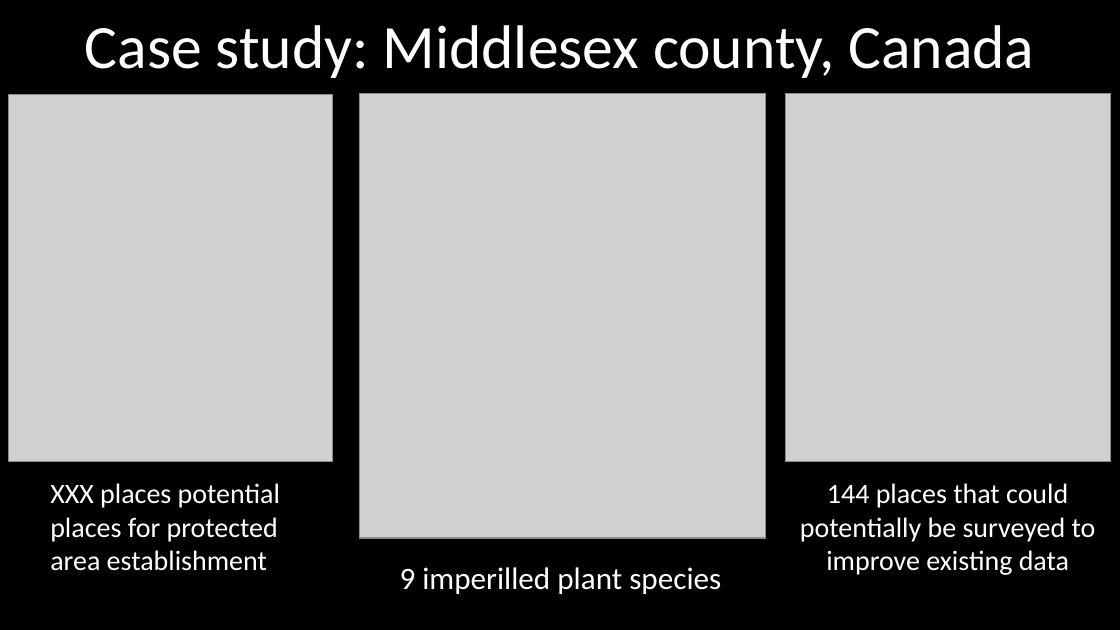
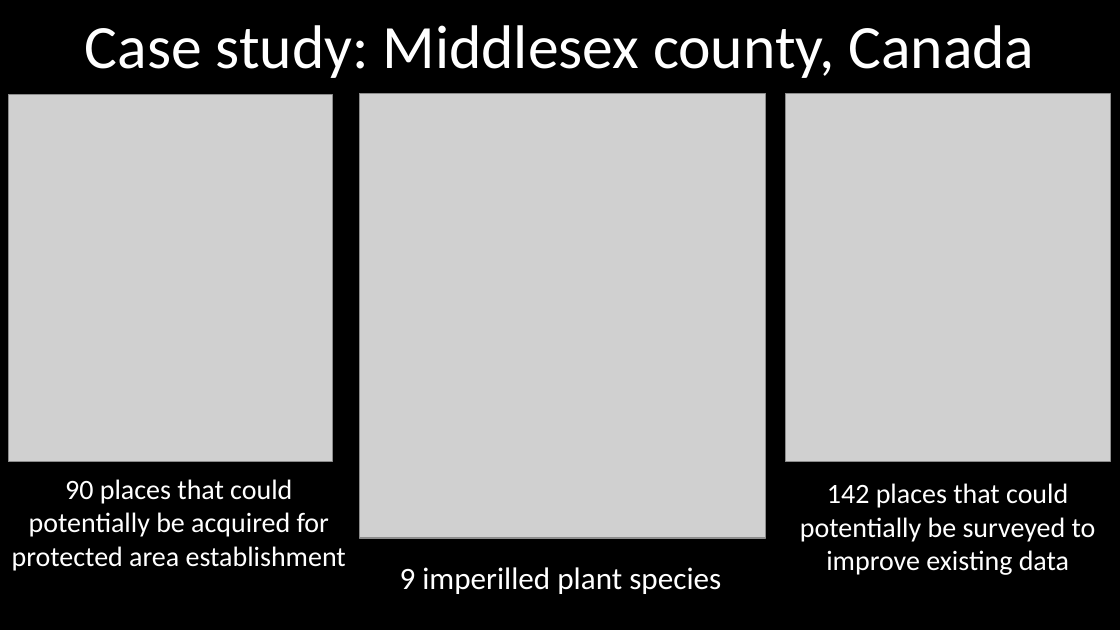
Before and after one commit to jeffreyhanson/abstracts-and-slides, a slide deck: slide 8 of seminars/EES-11-11-2020/slides.pptx. Drawn at 1120x630 pixels with LibreOffice and Linux fonts; fonts in the diff are those of the drawing; grey boxes stand for pictures. Boxes give left, top, right and bottom in pixels: in the first picture for what was removed or moved away, otherwise in the second. Text is boxed around its words. In the diff, an @@ line names an element or a change of style, - is before the commit and + after.

Commit message:
progress on slides

```diff
--- a/seminars/EES-11-11-2020/slides.pptx
+++ b/seminars/EES-11-11-2020/slides.pptx
@@ text at (x1=12, y1=479, x2=346, y2=571): text changed @@
-XXX places potential
-places for protected
-area establishment
+90 places that could
+potentially be acquired for
+protected area establishment
@@ text at (x1=800, y1=483, x2=1096, y2=542): text changed @@
-144 places that could potentially be surveyed to
+142 places that could potentially be surveyed to
```
Also in this commit, not shown: 1 other file.
